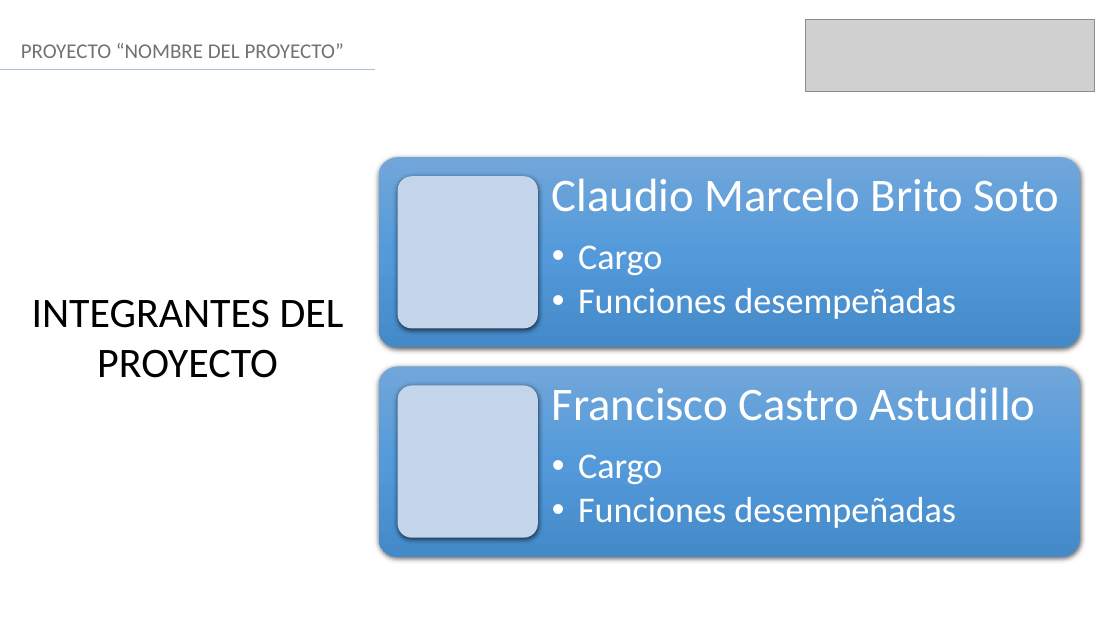
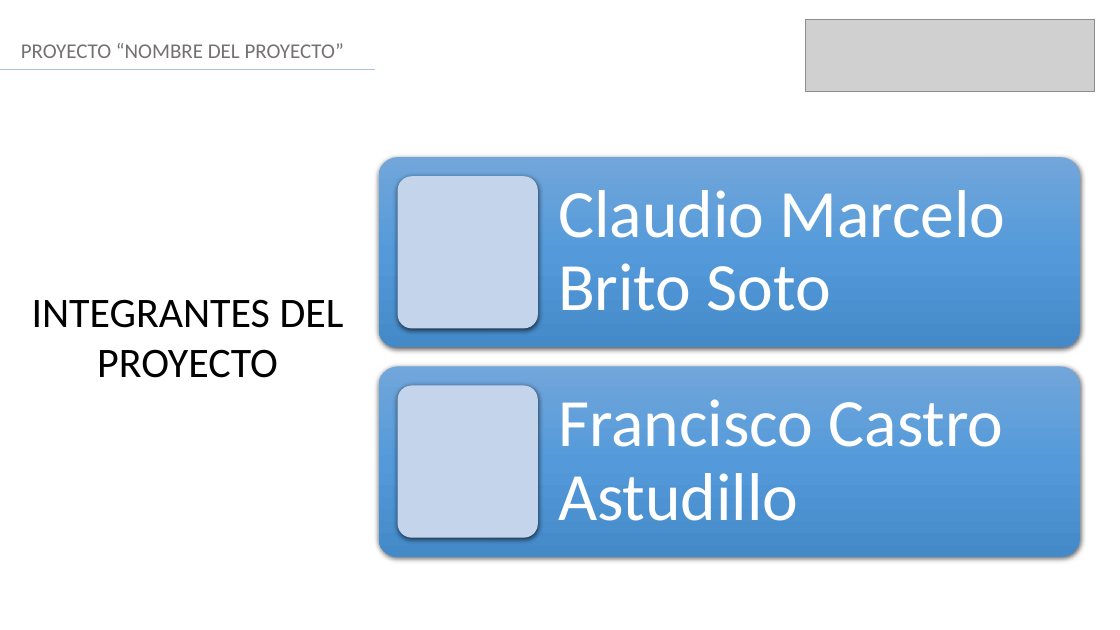
Before and after one commit to Lopr0091/DocumentosComprarata, a slide deck: slide 2 of FASE 3/Evidencias Grupales/Formato Presentación final.pptx. Drawn at 1120x630 pixels with LibreOffice and Linux fonts; fonts in the diff are those of the drawing; grey boxes stand for pictures. Boxes give left, top, right and bottom in pixels: in the first picture for what was removed or moved away, otherwise in the second. Text is boxed around its words. In the diff, an @@ line names an element or a change of style, - is before the commit and + after.

Commit message:
Presentacion

```diff
--- a/FASE 3/Evidencias Grupales/Formato Presentación final.pptx
+++ b/FASE 3/Evidencias Grupales/Formato Presentación final.pptx
@@ text "Claudio Marcelo Brito Soto" at [558,190,1005,311]: size 40 to 58 pt; more space between paragraphs; vertical alignment top to middle @@
@@ text at [578,245,956,319]: paragraphs removed @@
-  • Cargo
-  • Funciones desempeñadas
@@ text "Francisco Castro Astudillo" at [558,399,1004,521]: size 40 to 58 pt; more space between paragraphs; vertical alignment top to middle @@
@@ text at [578,454,956,528]: paragraphs removed @@
-  • Cargo
-  • Funciones desempeñadas
```
Also in this commit, not shown: 1 other slide changed, 2 slides added, 3 slides removed.
